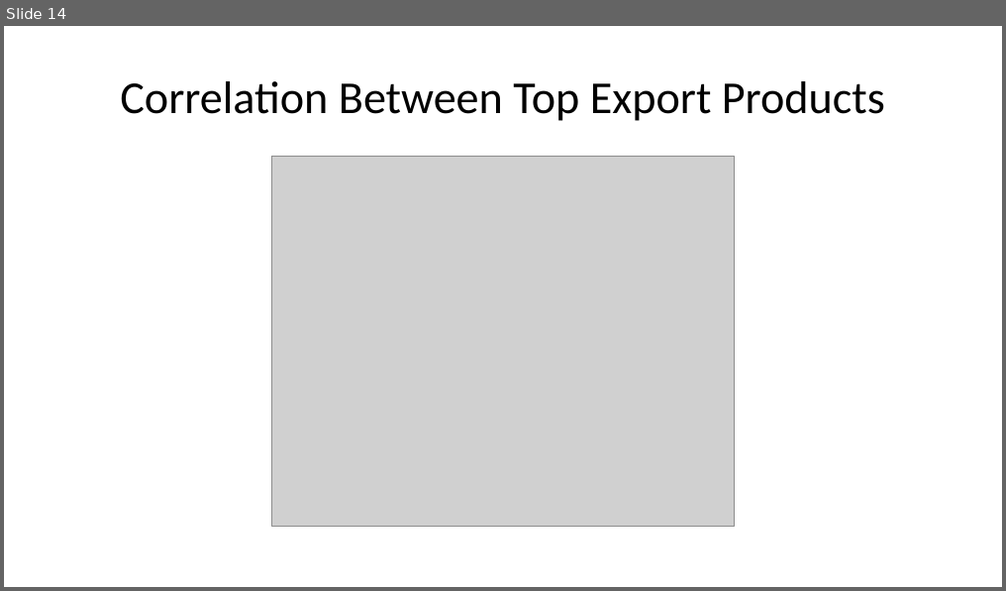
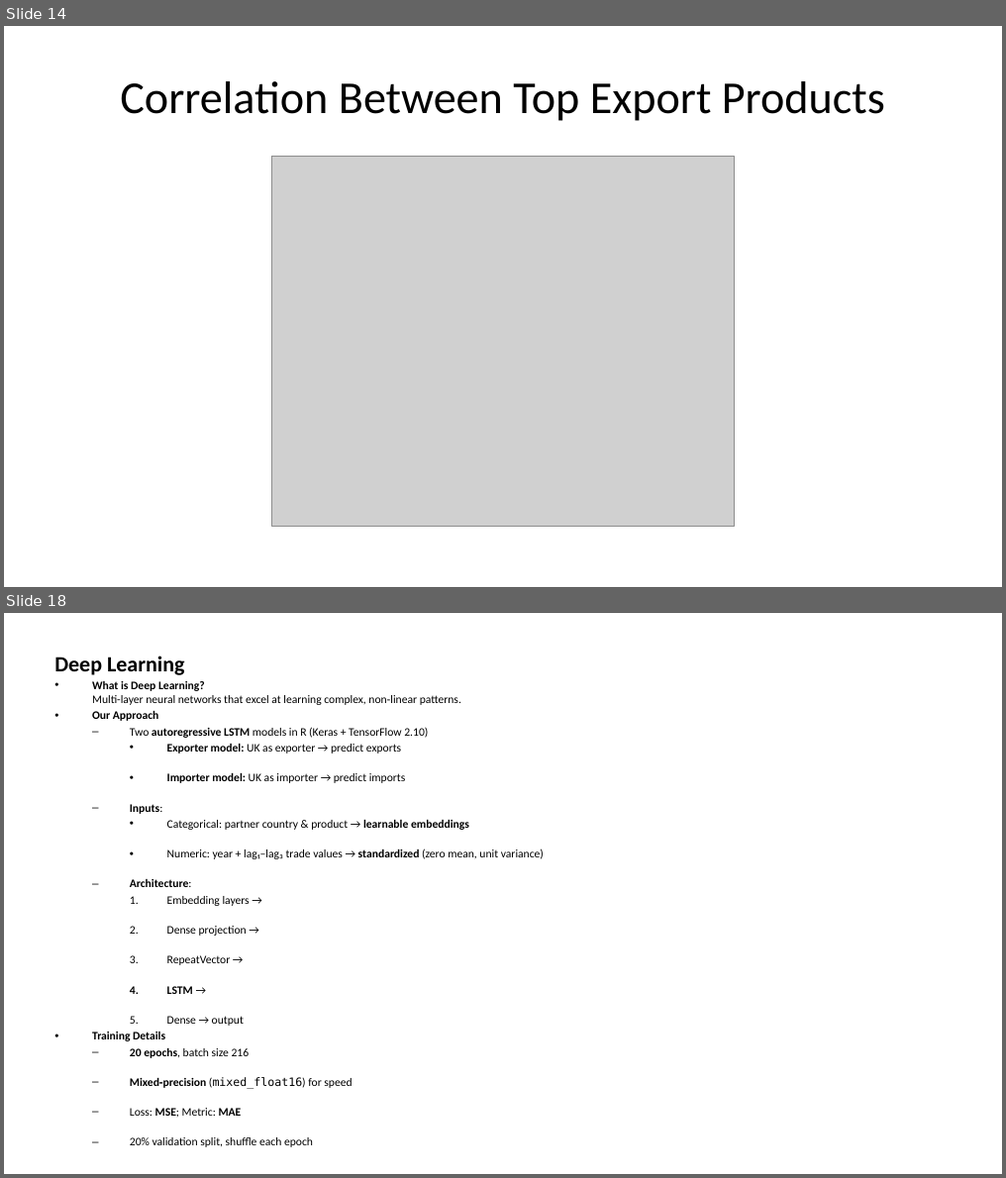
Before and after one commit to maxaus2002/ASSESSMENT-2-for-MAST7220, a slide deck: Presentation Report/Powerpoint.pptx. Shown one above the other, each under a label of ours: slide 14 before the commit, slides 14 and 18 after it; the slides between them are not shown. The pictures are 1006x591 and 1006x1178 pixels, drawn with LibreOffice and Linux fonts; fonts in the diff are those of the drawing; grey boxes stand for pictures. Boxes give left, top, right and bottom in pixels: in the first picture for what was removed or moved away, otherwise in the second. Text is boxed around its words. In the diff, an @@ line names an element or a change of style, - is before the commit and + after.

```diff
--- a/Presentation Report/Powerpoint.pptx
+++ b/Presentation Report/Powerpoint.pptx
@@ slide 18 added at (4, 613, 1002, 1174), background #FFFFFF @@
@@ text added at (54, 656, 544, 1148), 8.3 pt, text #000000 @@
+Deep Learning
+• What is Deep Learning?
+  Multi-layer neural networks that excel at learning complex, non‑linear patterns.
+• Our Approach
+  – Two autoregressive LSTM models in R (Keras + TensorFlow 2.10)
+    • Exporter model: UK as exporter → predict exports
+    • Importer model: UK as importer → predict imports
+  – Inputs:
+    • Categorical: partner country & product → learnable embeddings
+    • Numeric: year + lag₁–lag₃ trade values → standardized (zero mean, unit variance)
+  – Architecture:
+    1. Embedding layers →
+    2. Dense projection →
+    3. RepeatVector →
+    4. LSTM →
+    5. Dense → output
+• Training Details
+  – 20 epochs, batch size 216
+  – Mixed‑precision (mixed_float16) for speed
+  – Loss: MSE; Metric: MAE
+  – 20% validation split, shuffle each epoch
```
Also in this commit, not shown: 7 slides changed, 10 other slides added, 11 slides removed, 1 other file.
